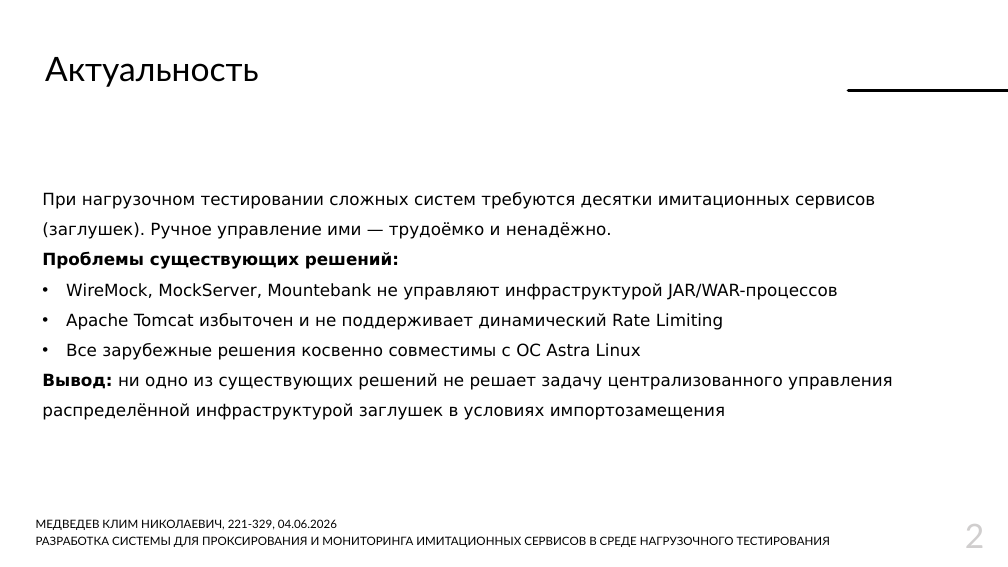
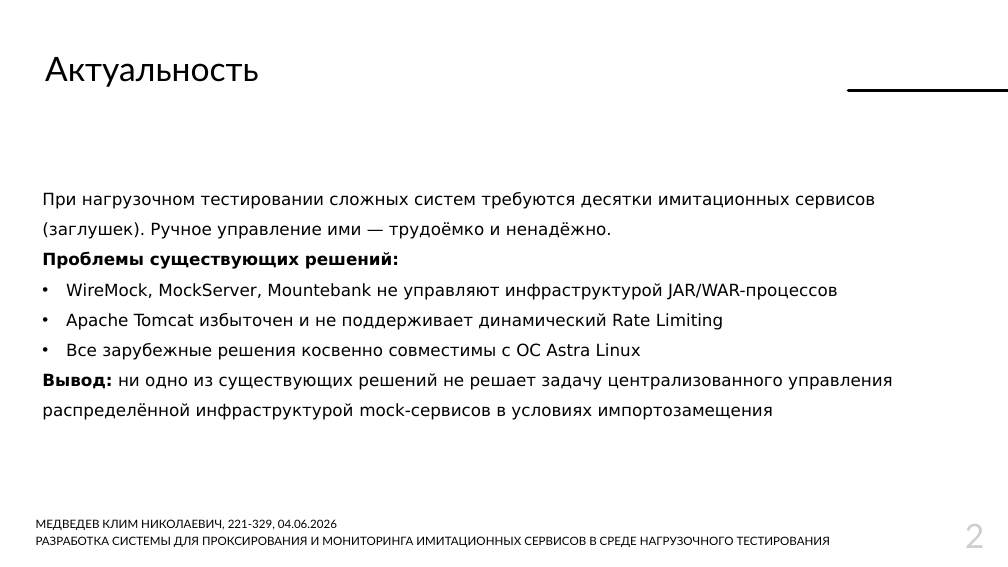
Before and after one commit to Lamardo43/educ-thesis, a slide deck: slide 2 of Thesis/docs/Презентация.pptx. Drawn at 1008x567 pixels with LibreOffice and Linux fonts; fonts in the diff are those of the drawing; background and template pictures are left out. Boxes give left, top, right and bottom in pixels: in the first picture for what was removed or moved away, otherwise in the second. Text is boxed around its words. In the diff, an @@ line names an element or a change of style, - is before the commit and + after.

```diff
--- a/Thesis/docs/Презентация.pptx
+++ b/Thesis/docs/Презентация.pptx
@@ text at <box>42,373,893,420</box>: text changed @@
-Вывод: ни одно из существующих решений не решает задачу централизованного управления распределённой инфраструктурой заглушек в условиях импортозамещения
+Вывод: ни одно из существующих решений не решает задачу централизованного управления распределённой инфраструктурой mock-сервисов в условиях импортозамещения
```
Also in this commit, not shown: 8 other slides changed, 8 other files.
